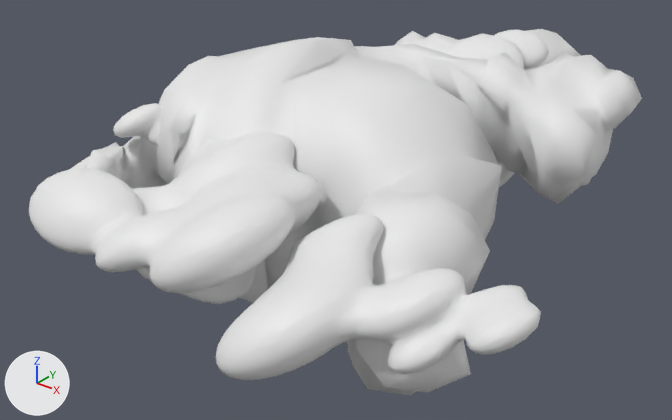
Before and after pictures for a commit that changed the glTF model assets/models/nebulas/nebula_1.glb.
Both versions are drawn from a 50 mm lens placed at (8.21, -10.37, 6.22), pointed at (-0.56, 0.59, -0.57). Lighting does not change. The marker at lower left points along +X, +Y and +Z. The first picture is the older version.

In view in the first picture: 'Icosphere', 'Nebula_transparent_base'.
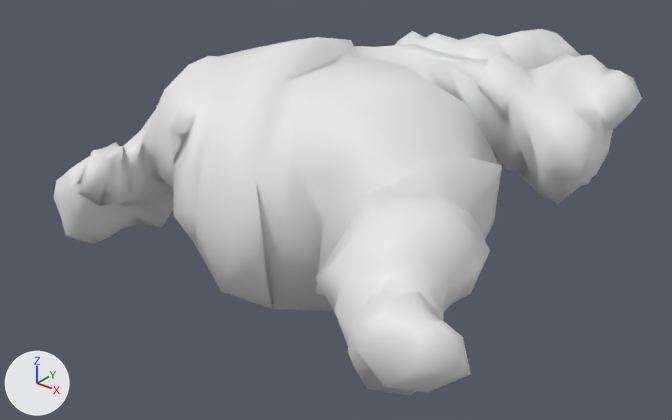
Boxes [x1, y1, x2, y2] around the edits, measured in the pictures (672 x 420 px):
'Nebula_transparent_base', deleted
    before: [29, 30, 549, 380]

The change, as a diff of the scene's bpy script:
```diff
--- a/assets/models/nebulas/nebula_1.glb.py
+++ b/assets/models/nebulas/nebula_1.glb.py
@@ ob_nebula_transparent_base @@
-ob_nebula_transparent_base = bpy.data.objects.new('Nebula_transparent_base', me_mesh)
-ob_nebula_transparent_base.location = (2.0, 0.0, 0.2)
-ob_nebula_transparent_base.rotation_euler = (-2.967, -0.175, 0.349)  # degrees (-170, -10, 20)
-ob_nebula_transparent_base.scale = (-0.901, -0.476, -0.277)
```
